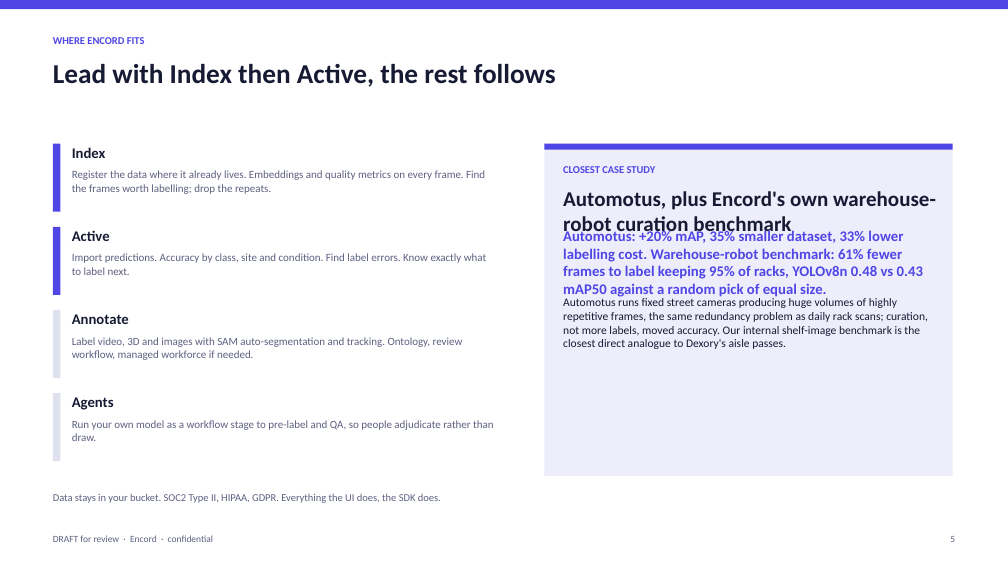
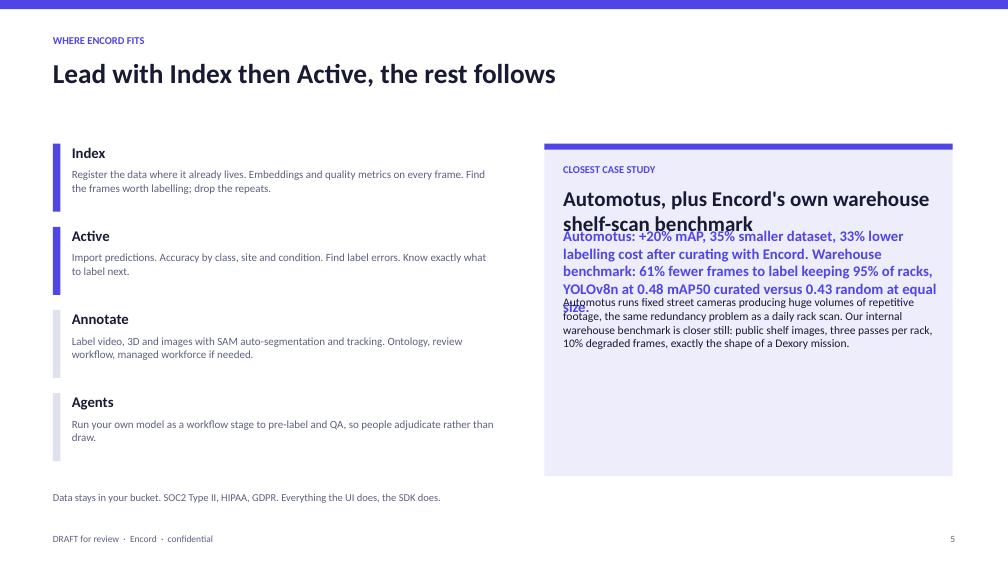
Before and after one commit to qaisak/signal-desk, a slide deck: slide 5 of docs/briefs/dexory.pptx. Drawn at 1008x567 pixels with LibreOffice and Linux fonts; fonts in the diff are those of the drawing. Boxes give left, top, right and bottom in pixels: in the first picture for what was removed or moved away, otherwise in the second. Text is boxed around its words. In the diff, an @@ line names an element or a change of style, - is before the commit and + after.

```diff
--- a/docs/briefs/dexory.pptx
+++ b/docs/briefs/dexory.pptx
@@ text at [563, 191, 929, 237]: text changed @@
-Automotus, plus Encord's own warehouse-robot curation benchmark
+Automotus, plus Encord's own warehouse shelf-scan benchmark
@@ text at [563, 228, 936, 297]: text changed @@
-Automotus: +20% mAP, 35% smaller dataset, 33% lower labelling cost. Warehouse-robot benchmark: 61% fewer frames to label keeping 95% of racks, YOLOv8n 0.48 vs 0.43 mAP50 against a random pick of equal size.
+Automotus: +20% mAP, 35% smaller dataset, 33% lower labelling cost after curating with Encord. Warehouse benchmark: 61% fewer frames to label keeping 95% of racks, YOLOv8n at 0.48 mAP50 curated versus 0.43 random at equal size.
@@ text at [563, 298, 932, 349]: text changed @@
-Automotus runs fixed street cameras producing huge volumes of highly repetitive frames, the same redundancy problem as daily rack scans; curation, not more labels, moved accuracy. Our internal shelf-image benchmark is the closest direct analogue to Dexory's aisle passes.
+Automotus runs fixed street cameras producing huge volumes of repetitive footage, the same redundancy problem as a daily rack scan. Our internal warehouse benchmark is closer still: public shelf images, three passes per rack, 10% degraded frames, exactly the shape of a Dexory mission.
```
Also in this commit, not shown: 6 other slides changed, 9 other files.
